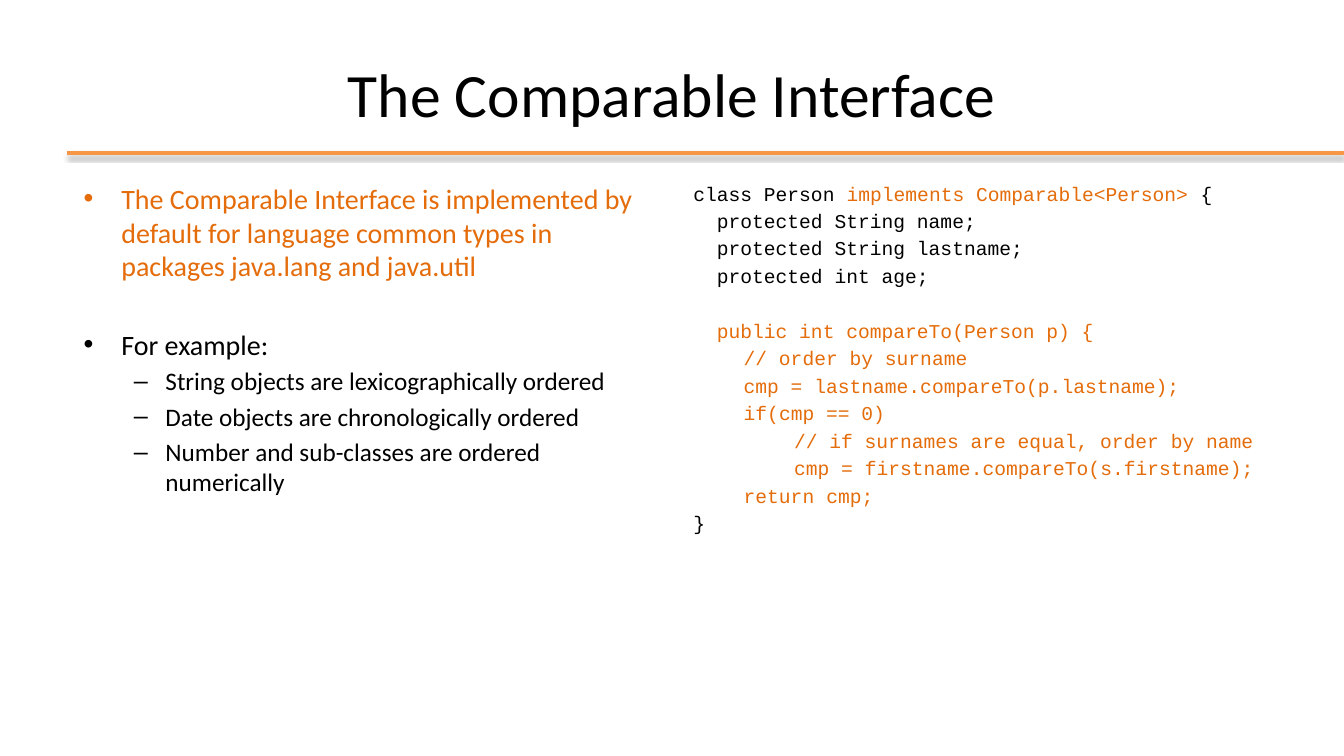
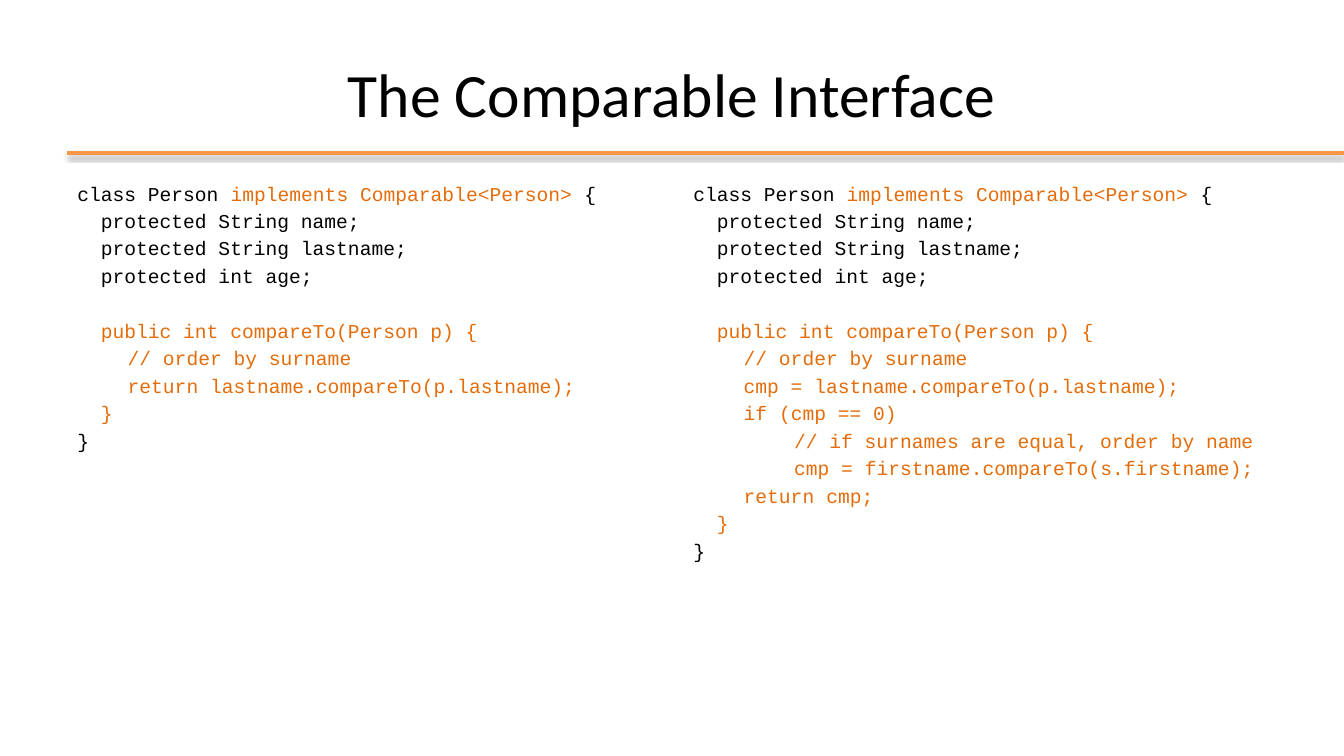
Before and after one commit to plctechnician/ooprogramming, a slide deck: slide 46 of java/slides/ppt/04 - Java Data Structures.pptx. Drawn at 1344x756 pixels with LibreOffice and Linux fonts; fonts in the diff are those of the drawing; background and template pictures are left out. Boxes give left, top, right and bottom in pixels: in the first picture for what was removed or moved away, otherwise in the second. Text is boxed around its words. In the diff, an @@ line names an element or a change of style, - is before the commit and + after.

```diff
--- a/java/slides/ppt/04 - Java Data Structures.pptx
+++ b/java/slides/ppt/04 - Java Data Structures.pptx
@@ text at (693, 187, 1253, 507): paragraph added @@
+}
@@ text "class Person implements Comparable<Person> {" at (693, 187, 1253, 507): text colour #000000 to #E46C0A in "}" @@
@@ text at (77, 187, 575, 397): text changed; size 18 to 14 pt; font Calibri to Courier New; text colour #000000 to #E46C0A @@
-• The Comparable Interface is implemented by default for language common types in packages java.lang and java.util
-• For example:
-  – String objects are lexicographically ordered
-  – Date objects are chronologically ordered
-  – Number and sub-classes are ordered numerically
+class Person implements Comparable<Person> {
+protected String name;
+protected String lastname;
+protected int age;
+public int compareTo(Person p) {
+// order by surname
+return lastname.compareTo(p.lastname);
+}
+}
@@ text at (744, 406, 897, 424): spaces changed @@
-if(cmp == 0)
+if (cmp == 0)
```
Also in this commit, not shown: 12 other slides changed.
